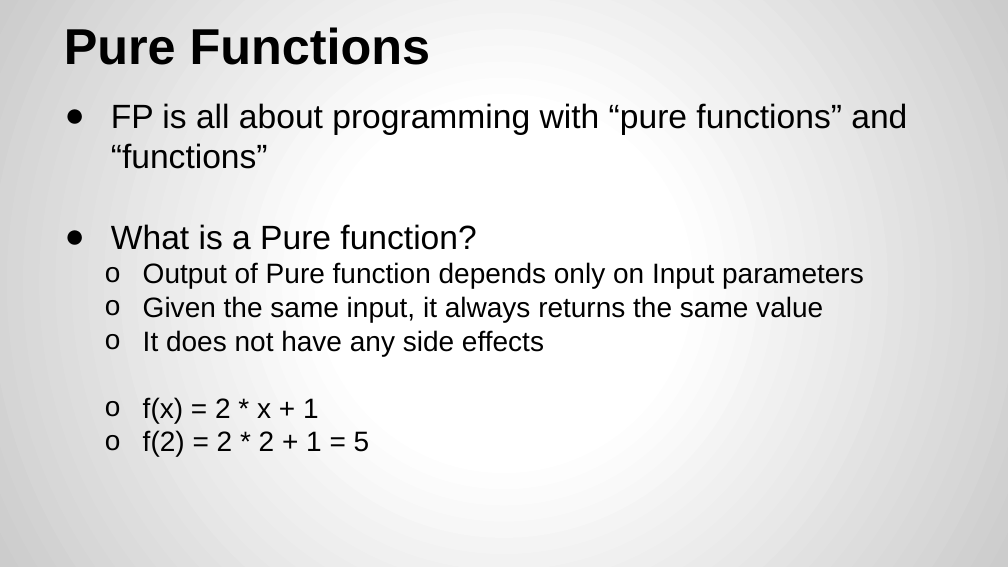
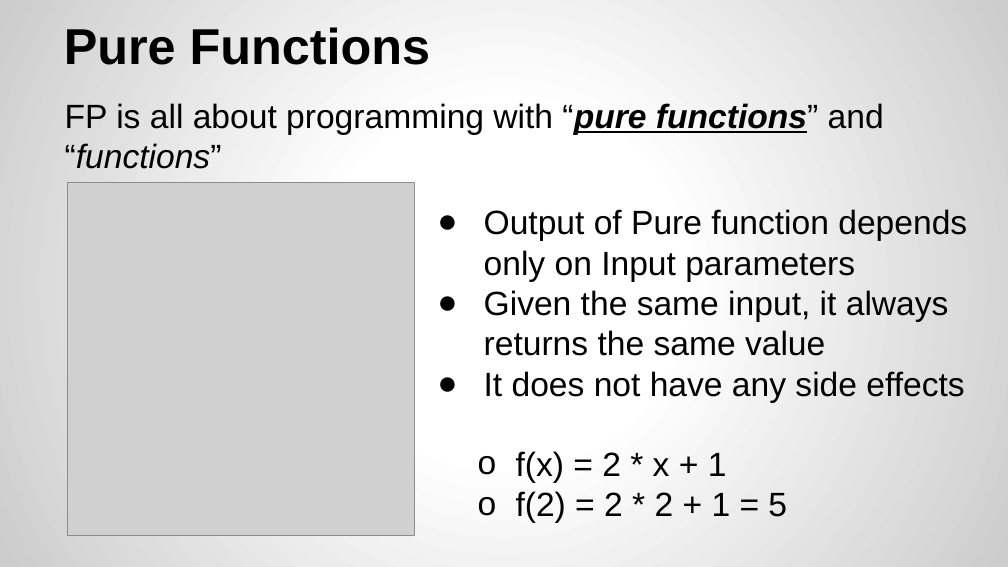
Before and after one commit to yogeshrnaik/presentations, a slide deck: slide 8 of Functional Programming with Java 8.pptx. Drawn at 1008x567 pixels with LibreOffice and Linux fonts; fonts in the diff are those of the drawing; grey boxes stand for pictures. Boxes give left, top, right and bottom in pixels: in the first picture for what was removed or moved away, otherwise in the second. Text is boxed around its words. In the diff, an @@ line names an element or a change of style, - is before the commit and + after.

Commit message:
added images

```diff
--- a/Functional Programming with Java 8.pptx
+++ b/Functional Programming with Java 8.pptx
@@ text "FP is all about programming ..." at (65,103,884,169): bold on, underline on in "“pure functions”"; italic on in "“pure functions” “functions”"; bullet ● to none @@
@@ picture added at (68,183,415,536) @@
@@ text added at (484,209,967,523), 24 pt, text #000000 @@
+● Output of Pure function depends only on Input parameters
+● Given the same input, it always returns the same value
+● It does not have any side effects
+o f(x) = 2 * x + 1
+o f(2) = 2 * 2 + 1 = 5
@@ text at (111,224,864,456): paragraphs removed @@
-● What is a Pure function?
-o Output of Pure function depends only on Input parameters
-o Given the same input, it always returns the same value
-o It does not have any side effects
-o f(x) = 2 * x + 1
-o f(2) = 2 * 2 + 1 = 5
```
Also in this commit, not shown: 13 other slides changed, 2 slides added.
